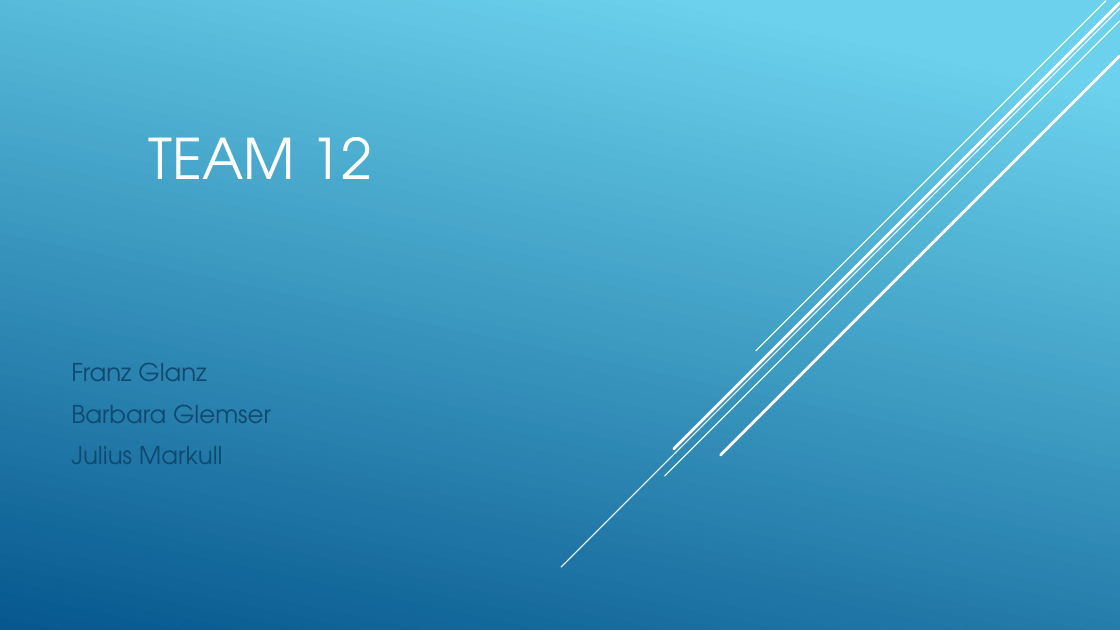
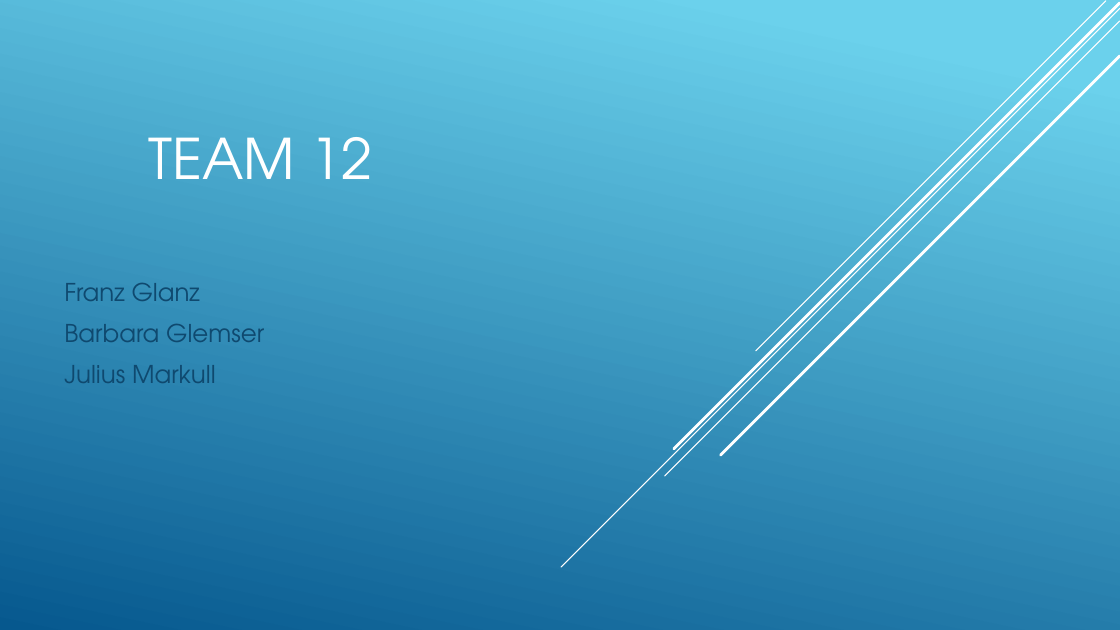
Before and after one commit to jul-mar/bakery_sales_prediction, a slide deck: slide 1 of 4_Presentation/Team_12.pptx. Drawn at 1120x630 pixels with LibreOffice and Linux fonts; fonts in the diff are those of the drawing. Boxes give left, top, right and bottom in pixels: in the first picture for what was removed or moved away, otherwise in the second. Text is boxed around its words. In the diff, an @@ line names an element or a change of style, - is before the commit and + after.

```diff
--- a/4_Presentation/Team_12.pptx
+++ b/4_Presentation/Team_12.pptx
@@ subtitle "Franz Glanz": place and size @@
-subtitle "Franz Glanz" at (71, 363, 271, 464)
+subtitle "Franz Glanz" at (64, 283, 264, 383)
```
Also in this commit, not shown: 1 slide added.
